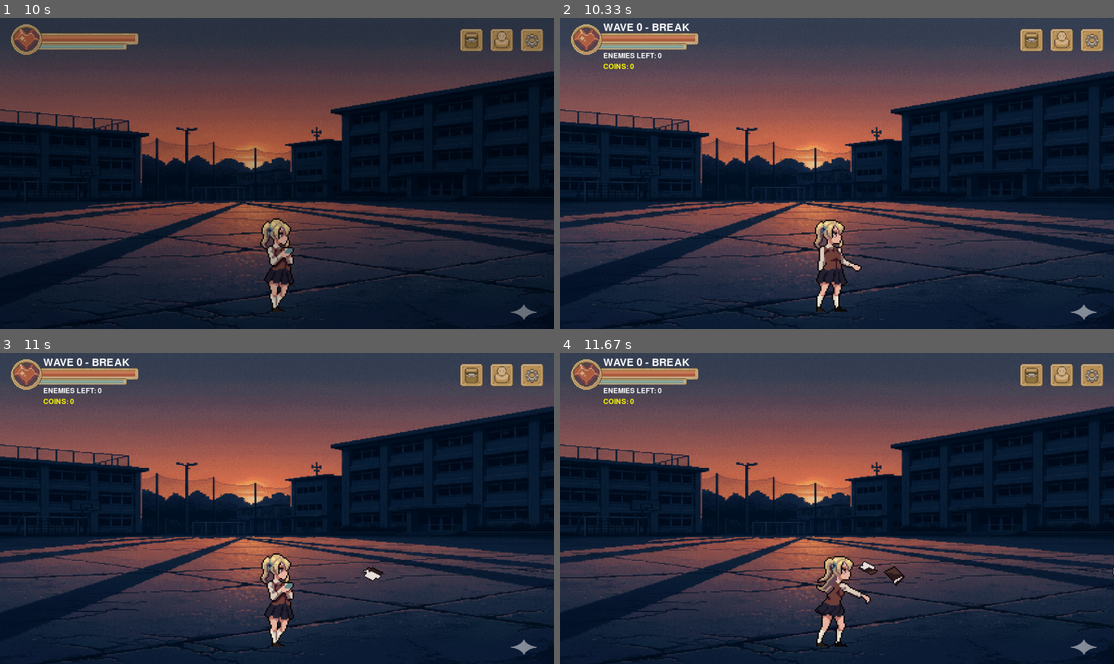
Above: before the commit, frames 1-4 (two rows, left to right).
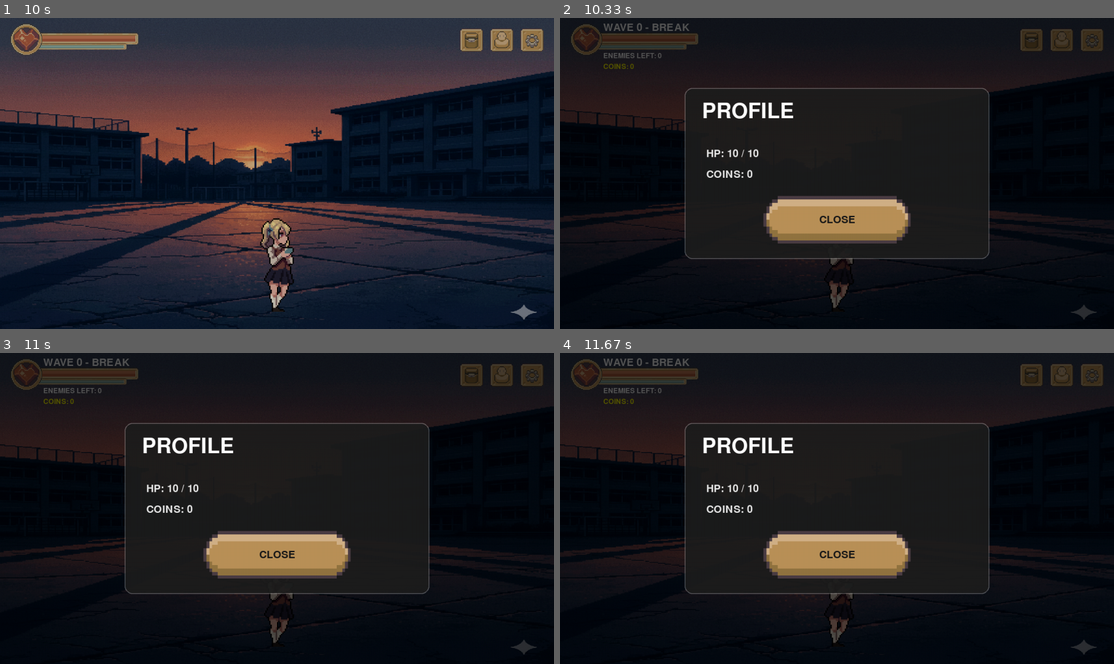
Above: after the commit, the same moments.

Repository: Mikegt106/Pygame_dev
Game: pygame game, started from main.py
Same seed, same stepped clock (60 frames per second), same inputs: the game is played once before the commit and once after it.
Inputs (mouse positions are in pixels of both pictures, inside the frame that each line leads up to):
- Up to frame 1 (10 s): click (265, 210) at 0.38 s; click (182, 245) at 0.72 s; click (127, 157) at 1.05 s; click (94, 269) at 1.95 s; click (360, 67) at 2.85 s; click (315, 167) at 3.18 s; click (476, 210) at 3.52 s; click (77, 248) at 4.42 s; click (83, 120) at 5.32 s; click (138, 273) at 6.22 s; click (83, 201) at 7.12 s; click (199, 241) at 7.45 s; click (265, 201) at 7.78 s; click (188, 260) at 8.12 s; click (360, 105) at 8.45 s; move the mouse to (299, 201) at 9.3 s; click (299, 201) at 9.35 s; click (498, 39) at 9.68 s
- Up to frame 2 (10.33 s): click (936, 189) at 10.25 s
- Up to frame 3 (11 s): no input
- Up to frame 4 (11.67 s): click (776, 464) at 11.15 s

Frame 1 is identical in both runs. In frame 2, 87% of the frame differs, in the area x 0-100%, y 0-100%; in frame 3, 87%; in frame 4, 87%.

Commit message:
profile_UI initialized

Diff:
--- a/main.py
+++ b/main.py
@@ -14,6 +14,7 @@
 from dialogue.intro import get_intro_lines
 from ui.dialogue_ui import DialogueUI
 from ui.settings_menu import SettingsMenu
+from ui.profile_menu import ProfileMenu
 
 pygame.init()
 
@@ -56,6 +57,7 @@
 loot_sys = LootSystem()
 dialogue_ui = DialogueUI(screen)
 settings_menu = SettingsMenu(screen)
+profile_menu = ProfileMenu(screen)
 
 # ----------------------------------
 # SYSTEM klaarzetten
@@ -169,7 +171,7 @@
             if clicked == 0:
                 inventory_ui.toggle()
             elif clicked == 1:
-                print("Profile clicked")
+                profile_menu.toggle()
             elif clicked == 2:
                 settings_menu.toggle()
 
@@ -190,6 +192,8 @@
             state = "MAIN"
             settings_menu.visible = False
 
+        profile_menu.handle_event(event)
+
     # --------------------------------------------------
     # STATE: MAIN
     # --------------------------------------------------
@@ -248,8 +252,10 @@
     if any(r.collidepoint(mouse_pos) for r in menu_ui.rects):
         ui_block_input = True
 
-    # settings menu = pause (blok input)
-    paused = settings_menu.visible
+    # menus die pauzeren
+    paused = settings_menu.visible or profile_menu.visible
+
+    # als menu open is: input blokkeren
     if paused:
         ui_block_input = True
 
@@ -373,6 +379,7 @@
     menu_ui.draw()
     inventory_ui.draw(player, config)
     settings_menu.draw()
+    profile_menu.draw(player)
 
     if player.dead:
         text = font_big.render("YOU DIED", True, (255, 255, 255))
--- /dev/null
+++ b/ui/profile_menu.py
@@ -0,0 +1,121 @@
+import pygame
+
+
+class ProfileMenu:
+    def __init__(self, screen: pygame.Surface):
+        self.screen = screen
+        self.visible = False
+
+        # SFX
+        self.hover_sfx = pygame.mixer.Sound("assets/Sounds/hover.wav")
+        self.hover_sfx.set_volume(0.5)
+        self._last_hover = None
+
+        # fonts
+        self.title_font = pygame.font.SysFont(None, 72)
+        self.text_font = pygame.font.SysFont(None, 36)
+
+        # panel
+        sw, sh = self.screen.get_size()
+        self.panel_w = int(sw * 0.55)
+        self.panel_h = int(sh * 0.55)
+        self.panel = pygame.Surface((self.panel_w, self.panel_h), pygame.SRCALPHA)
+        self.panel_rect = self.panel.get_rect(center=(sw // 2, sh // 2))
+
+        # button (re-use je button assets)
+        self.btn_raw = pygame.image.load("assets/Buttons/Button.png").convert_alpha()
+        self.hl_raw = pygame.image.load("assets/Buttons/Highlight.png").convert_alpha()
+
+        self.btn_w = 340
+        self.btn_h = 110
+        self.hl_pad_x = 18
+        self.hl_pad_y = 10
+
+        self.btn = pygame.transform.scale(self.btn_raw, (self.btn_w, self.btn_h))
+        self.hl = pygame.transform.scale(
+            self.hl_raw,
+            (self.btn_w + self.hl_pad_x * 2, self.btn_h + self.hl_pad_y * 2),
+        )
+
+        # close button rect (onderaan in panel)
+        bx = self.panel_rect.centerx - self.btn_w // 2
+        by = self.panel_rect.bottom - self.btn_h - 36
+        self.close_rect = pygame.Rect(bx, by, self.btn_w, self.btn_h)
+
+    def toggle(self):
+        self.visible = not self.visible
+        if not self.visible:
+            self._last_hover = None
+
+    def handle_event(self, event):
+        if not self.visible:
+            return None
+
+        if event.type == pygame.KEYDOWN and event.key == pygame.K_ESCAPE:
+            self.visible = False
+            self._last_hover = None
+            return "close"
+
+        if event.type == pygame.MOUSEBUTTONDOWN and event.button == 1:
+            if self.close_rect.collidepoint(event.pos):
+                self.visible = False
+                self._last_hover = None
+                return "close"
+
+        return None
+
+    def draw(self, player):
+        if not self.visible:
+            return
+
+        # overlay
+        overlay = pygame.Surface(self.screen.get_size(), pygame.SRCALPHA)
+        overlay.fill((0, 0, 0, 170))
+        self.screen.blit(overlay, (0, 0))
+
+        # panel bg
+        self.panel.fill((0, 0, 0, 0))
+        pygame.draw.rect(self.panel, (30, 30, 30, 235), self.panel.get_rect(), border_radius=18)
+        pygame.draw.rect(self.panel, (255, 255, 255, 70), self.panel.get_rect(), width=2, border_radius=18)
+        self.screen.blit(self.panel, self.panel_rect.topleft)
+
+        # content
+        title = self.title_font.render("PROFILE", True, (255, 255, 255))
+        self.screen.blit(title, (self.panel_rect.x + 40, self.panel_rect.y + 30))
+
+        # stats
+        hp = getattr(player, "hp", 0)
+        max_hp = getattr(player, "max_hp", hp)
+        coins = getattr(player, "coins", 0)
+
+        lines = [
+            f"HP: {hp} / {max_hp}",
+            f"COINS: {coins}",
+        ]
+
+        # (optioneel) kills als je die ooit toevoegt
+        if hasattr(player, "kills"):
+            lines.append(f"KILLS: {getattr(player, 'kills', 0)}")
+
+        y = self.panel_rect.y + 140
+        for ln in lines:
+            t = self.text_font.render(ln, True, (230, 230, 230))
+            self.screen.blit(t, (self.panel_rect.x + 50, y))
+            y += 48
+
+        # hover detect + sound
+        mx, my = pygame.mouse.get_pos()
+        hovered = 0 if self.close_rect.collidepoint((mx, my)) else None
+
+        if hovered is not None and hovered != self._last_hover:
+            self.hover_sfx.play()
+        self._last_hover = hovered
+
+        # button
+        if hovered == 0:
+            self.screen.blit(self.hl, (self.close_rect.x - self.hl_pad_x, self.close_rect.y - self.hl_pad_y))
+        self.screen.blit(self.btn, self.close_rect.topleft)
+
+        txt = self.text_font.render("CLOSE", True, (25, 25, 25))
+        tr = txt.get_rect(center=self.close_rect.center)
+        self.screen.blit(txt, tr)
